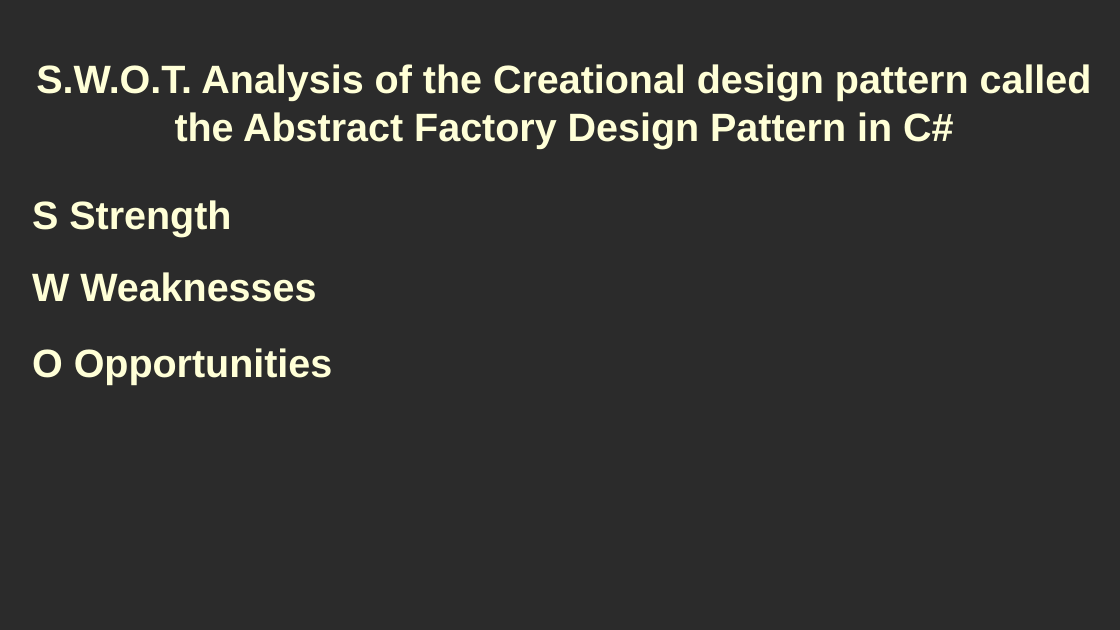
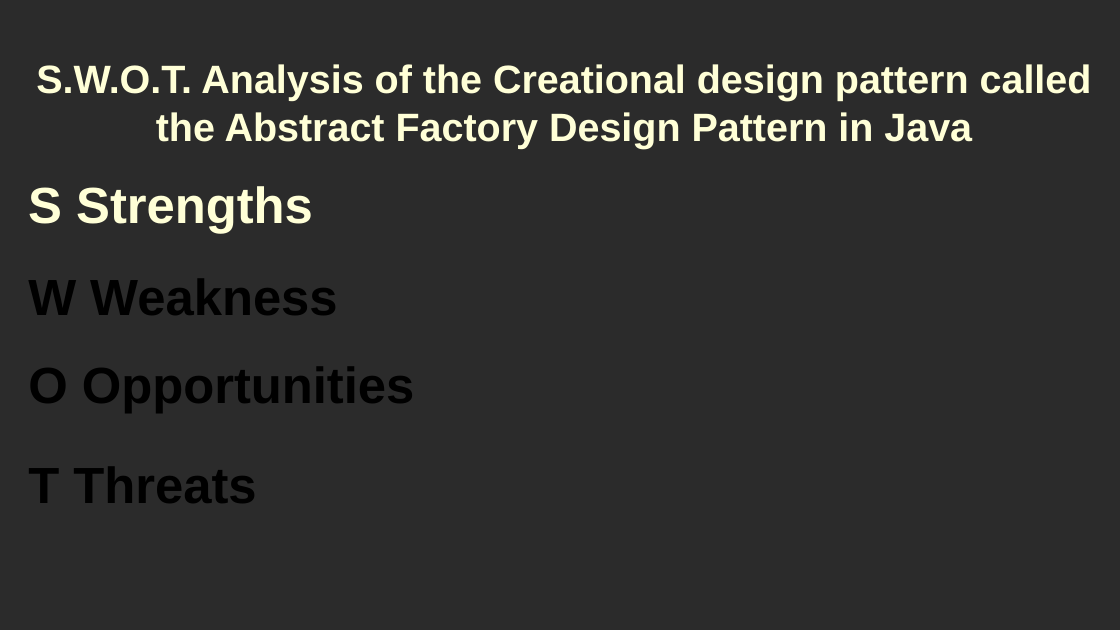
Before and after one commit to RayAndrade/JavaStudy, a slide deck: slide 4 of Creational/AbstractFactory/swot/swot.odp (slide 13 before the commit). Drawn at 1120x630 pixels with LibreOffice and Linux fonts; fonts in the diff are those of the drawing; background and template pictures are left out; a plain dark background stands for a picture behind light text. Boxes give left, top, right and bottom in pixels: in the first picture for what was removed or moved away, otherwise in the second. Text is boxed around its words. In the diff, an @@ line names an element or a change of style, - is before the commit and + after.

```diff
--- a/Creational/AbstractFactory/swot/swot.odp
+++ b/Creational/AbstractFactory/swot/swot.odp
@@ title at <box>36,64,1092,148</box>: text changed @@
-S.W.O.T. Analysis of the Creational design pattern called the Abstract Factory Design Pattern in C#
+S.W.O.T. Analysis of the Creational design pattern called the Abstract Factory Design Pattern in Java
@@ title at <box>28,186,313,234</box>: text changed; size 28 to 36 pt @@
-S Strength
+S Strengths
@@ title at <box>28,279,337,315</box>: text changed; size 28 to 36 pt; text colour #FFFFD7 to #000000 @@
-W Weaknesses
+W Weakness
@@ title "O Opportunities": place and size @@
-title "O Opportunities" at <box>32,348,333,385</box>
+title "O Opportunities" at <box>28,367,415,413</box>
@@ title "O Opportunities" at <box>28,367,415,413</box>: size 28 to 36 pt, text colour #FFFFD7 to #000000 @@
@@ title added at <box>28,467,256,503</box>, 36 pt, text #000000, bold @@
+T Threats
```
Also in this commit, not shown: 19 other slides changed, 6 slides added, 36 other files.
